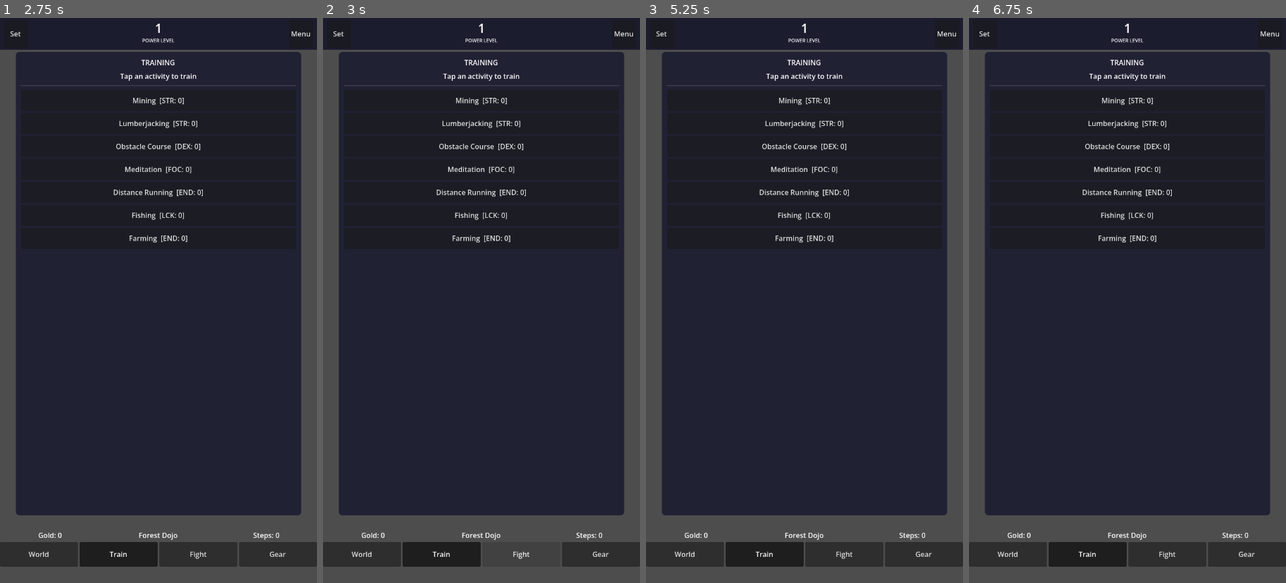
Above: before the commit, frames 1-4 (left to right).
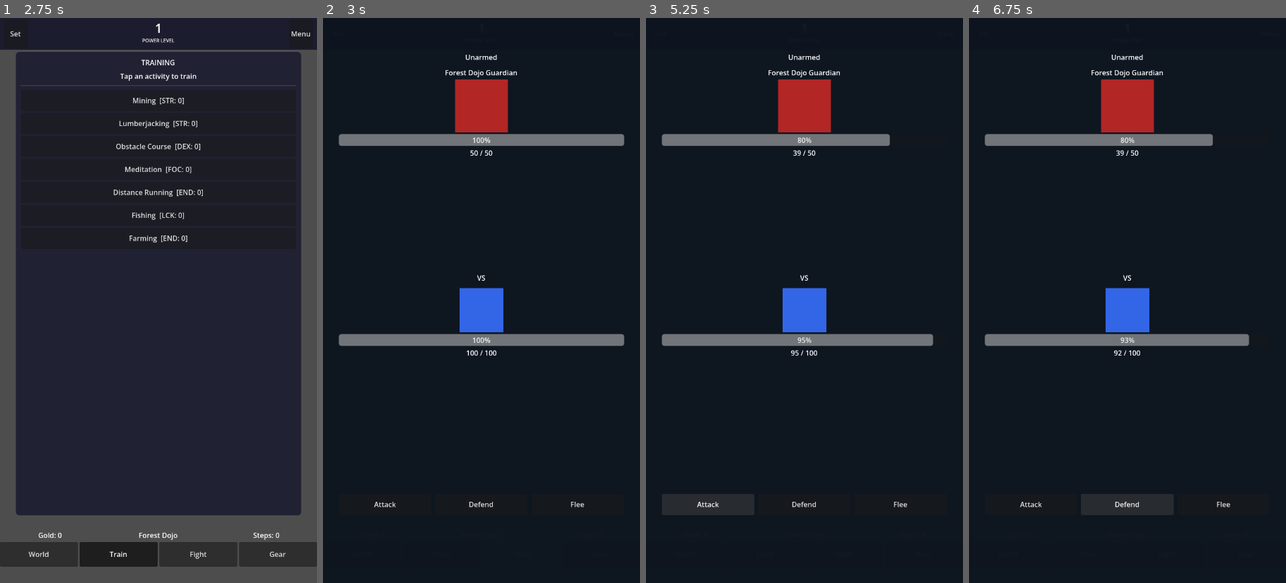
Above: after the commit, the same moments.

Repository: LeatherSpoon/Sharp_Apples
Game: Godot game, scene res://scenes/main.tscn
The game is run twice, just before and just after one commit, with the same random seed, the same clock (stepped at 60 frames per second) and the same inputs.
Inputs (mouse positions are in pixels of both pictures, inside the frame that each line leads up to):
- Up to frame 1 (2.75 s): click "Set" at 0.5 s; click "World" at 1.25 s; click "Train" at 2 s
- Up to frame 2 (3 s): click "Fight" at 2.75 s
- Up to frame 3 (5.25 s): click "Gear" at 3.5 s; click (804, 102) at 4.25 s, where only the run before the commit has a clickable "Mining [STR: 0]"; click (709, 503) at 5 s, where only the run after the commit has a clickable "Attack"
- Up to frame 4 (6.75 s): click (1127, 125) at 5.75 s, where only the run before the commit has a clickable "Lumberjacking [STR: 0]"; click (1127, 503) at 6.5 s, where only the run after the commit has a clickable "Defend"

Frame 1 is identical in both runs. In frame 2, 28% of the frame differs, in the area x 0-100%, y 1-100%; in frame 3, 27%; in frame 4, 27%.
Error before the commit: Parse Error: Function "mastery_xp_required()" not found in base self. (res://scripts/core/combat.gd:69)

Commit message:
Fix inner class scope: qualify outer static functions and constants
GDScript inner classes cannot call outer class static functions without
class-name qualification. Fixes mastery_xp_required() not found error.

https://claude.ai/code/session_01H8TqZtBLGUu6g2TTAEgQa5

Diff:
--- a/godot/scripts/core/combat.gd
+++ b/godot/scripts/core/combat.gd
@@ -57,21 +57,21 @@
 	var themes: Dictionary = {}
 
 	func _init() -> void:
-		for theme in THEME_ORDER:
+		for theme in Combat.THEME_ORDER:
 			themes[theme] = ThemeMastery.new()
 
 	func award_xp(theme: int, amount: float) -> bool:
 		var mastery: ThemeMastery = themes[theme]
-		if mastery.level >= MAX_MASTERY_LEVEL:
+		if mastery.level >= Combat.MAX_MASTERY_LEVEL:
 			return false
 		mastery.xp += amount
 		mastery.total_xp += amount
-		var required := mastery_xp_required(mastery.level)
+		var required := Combat.mastery_xp_required(mastery.level)
 		var leveled := false
-		while mastery.xp >= required and mastery.level < MAX_MASTERY_LEVEL:
+		while mastery.xp >= required and mastery.level < Combat.MAX_MASTERY_LEVEL:
 			mastery.xp -= required
 			mastery.level += 1
-			required = mastery_xp_required(mastery.level)
+			required = Combat.mastery_xp_required(mastery.level)
 			leveled = true
 		return leveled
 
--- a/godot/scripts/core/currencies.gd
+++ b/godot/scripts/core/currencies.gd
@@ -84,9 +84,9 @@
 		return { "steps_spent": spent, "speed_bonus_percent": bonus }
 
 	func current_milestone() -> int:
-		for i in range(PEDOMETER_MILESTONES.size() - 1, -1, -1):
-			if steps >= PEDOMETER_MILESTONES[i]:
-				return PEDOMETER_MILESTONES[i]
+		for i in range(Currencies.PEDOMETER_MILESTONES.size() - 1, -1, -1):
+			if steps >= Currencies.PEDOMETER_MILESTONES[i]:
+				return Currencies.PEDOMETER_MILESTONES[i]
 		return 0
 
 
